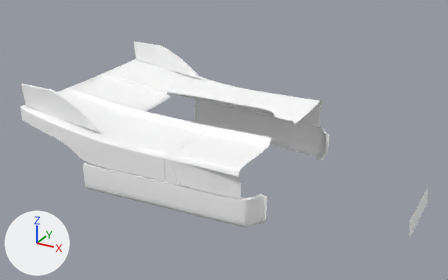
Renders of the Blender file Porsche908.blend from each side of a commit.
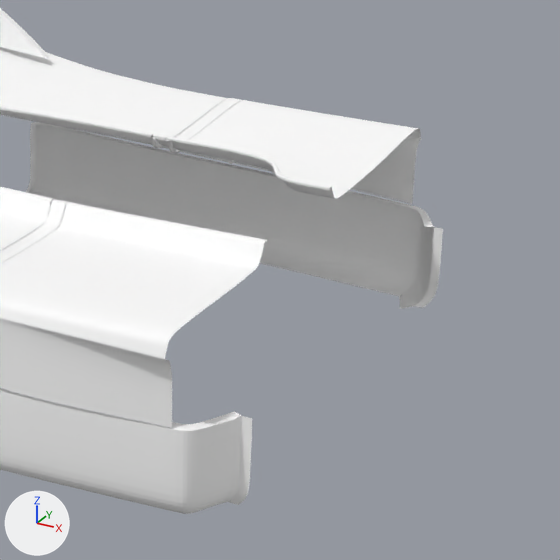
The first picture shows the older version from a 50 mm lens placed at (3.45, -6.22, 4.74), pointed at (0.08, -0.09, 1.68). The close-ups show both versions on the part from 41% to 82% of the width and 21% to 87% of the height of that picture; other places that the commit changed are outside them. Arrows for +X, +Y and +Z are at lower left; the lights stay in place. The same objects are shown in both versions, whatever each file hides.

Objects in the first close-up: 'Aileron.001', 'CapotAr.002', 'Master.004', 'Plane.002', 'PorteD.001', 'PorteG.001'.
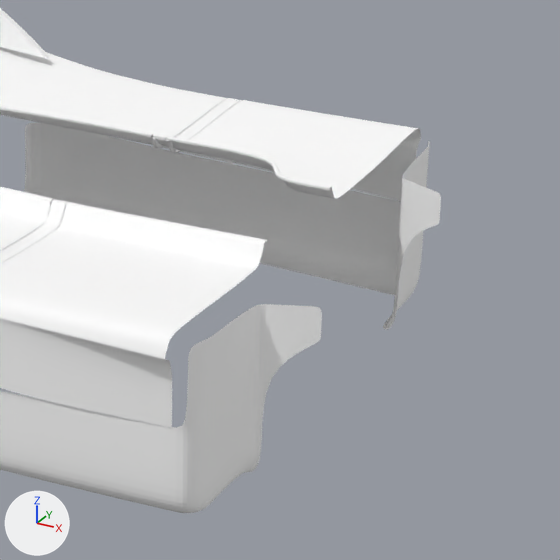
The change, as JSON lines over the scene's bpy script:
```json
{"block": "me_plane_027", "where": "# used by ob_plane_002; location = (0.0, 0.0, 0.0); rotation_euler = (1.571, 0.0, 0.0), in degrees (90, 0, 0)"}
{"op": "remove", "block": "me_plane_027", "code": "me_plane_027.from_pydata(...)  # 56 vertices, 42 faces; spans x -1.16..1.07, y 1.18..1.57, z 0.9..1.28"}
{"op": "add", "block": "me_plane_027", "code": "me_plane_027.from_pydata(...)  # 87 vertices, 64 faces, 3 loose edges; spans x -1.16..1.16, y 1.18..1.9, z 0.6..1.28"}
{"block": "me_plane_027", "change": "me_plane_027 part 1"}
{"block": "me_plane_027", "change": "14 vertices are removed from x -1.16..1.07, y 1.18..1.57, z 0.9..1.24"}
{"block": "me_plane_027", "change": "24 faces are deleted"}
{"block": "me_plane_027", "change": "3 vertices in x 0.94..0.95, y 1.24..1.57, z 1.08 move by (0.0, 0.0, -0.01)"}
{"block": "me_plane_027", "change": "11 vertices move from x -1.16..1.03, y 1.2..1.57, z 0.93..1.24 to x -1.16..0.95, y 1.2..1.82, z 0.96..1.19"}
{"block": "me_plane_027", "change": "26 vertices are added at x -1.16..1.16, y 1.18..1.9, z 0.6..1.19"}
{"block": "me_plane_027", "change": "9 new vertices lie (0.0, 0.24, 0.0) away from vertices in x -1.16..1.03, y 1.3, z 0.95..1.28"}
{"block": "me_plane_027", "change": "5 new vertices lie (0.0, 0.0, -0.27) away from vertices in x 0.95..1.03, y 1.2..1.57, z 0.93..0.96"}
{"block": "me_plane_027", "change": "5 new vertices lie (0.0, 0.07, 0.0) away from vertices in x 0.95..1.16, y 1.8..1.82, z 0.6..0.96"}
{"block": "me_plane_027", "change": "3 loose edges are added"}
{"block": "me_plane_027", "change": "46 new faces join them"}
```

What differs and where, as boxes (x1, y1, x2, y2) in the close-ups (560 x 560 px):
```json
{"object": "Plane.002", "change": "reshaped", "before": [0, 122, 443, 514], "after": [0, 123, 441, 513]}
```
